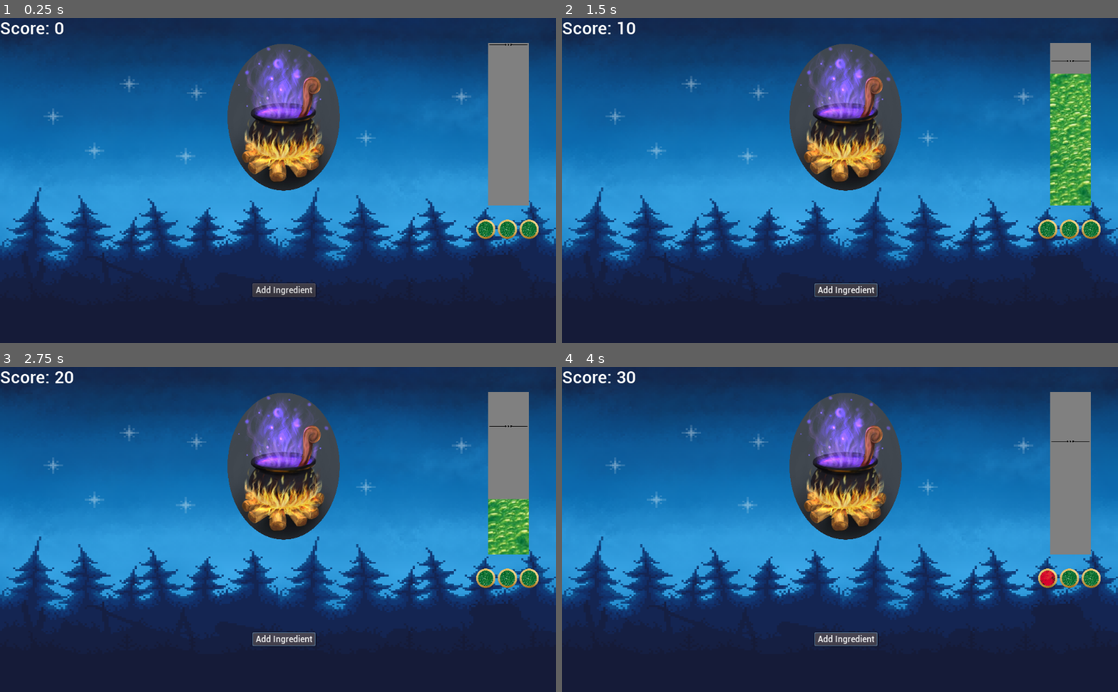
Above: before the commit, frames 1-4 (two rows, left to right).
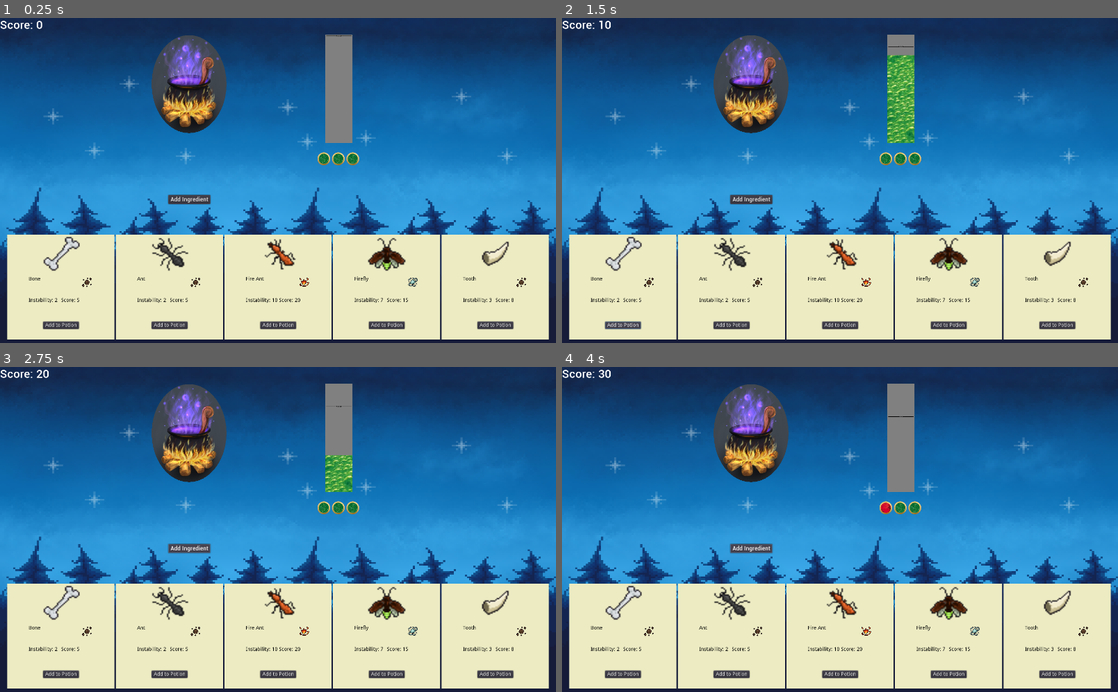
Above: after the commit, the same moments.

Repository: jackslinger/ludum-dare-49
Game: Godot game, scene res://scenes/Main.tscn
The game is run twice, just before and just after one commit, with the same random seed, the same clock (stepped at 60 frames per second) and the same inputs.
Inputs (mouse positions are in pixels of both pictures, inside the frame that each line leads up to):
- Up to frame 1 (0.25 s): no input
- Up to frame 2 (1.5 s): click "Add Ingredient" at 0.5 s; click (623, 326) at 1.25 s, where only the run after the commit has a clickable "Add to Potion"
- Up to frame 3 (2.75 s): click "Add Ingredient" at 2 s
- Up to frame 4 (4 s): click (623, 675) at 2.75 s, where only the run after the commit has a clickable "Add to Potion"; click "Add Ingredient" at 3.5 s

The runs differ from the first frame. In frame 1, 48% of the frame differs, in the area x 0-100%, y 0-99%; in frame 2, 48%; in frame 3, 48%; in frame 4, 48%.

Commit message:
Adding a card bar to display 5 cards.

Diff:
--- a/project.godot
+++ b/project.godot
@@ -18,6 +18,11 @@
 
 GlobalIngredients="*res://scripts/GlobalIngredients.gd"
 
+[display]
+
+window/size/width=1536
+window/size/height=900
+
 [importer_defaults]
 
 texture={
--- a/scenes/Ingredient.tscn
+++ b/scenes/Ingredient.tscn
@@ -1,18 +1,21 @@
 [gd_scene load_steps=5 format=2]
 
-[ext_resource path="res://assets/simple_elements/fire.png" type="Texture" id=1]
-[ext_resource path="res://assets/ingredients/fire_ant.png" type="Texture" id=2]
+[ext_resource path="res://assets/ingredients/bone.png" type="Texture" id=1]
+[ext_resource path="res://assets/simple_elements/earth.png" type="Texture" id=2]
 [ext_resource path="res://scripts/IngredientCard.gd" type="Script" id=3]
 
 [sub_resource type="StyleBoxFlat" id=1]
 bg_color = Color( 0.92549, 0.921569, 0.760784, 1 )
 
 [node name="IngredientCard" type="Control"]
-anchor_right = 1.0
-anchor_bottom = 1.0
-margin_top = -1.0
-margin_right = -814.0
-margin_bottom = -318.0
+anchor_left = 0.5
+anchor_top = 0.5
+anchor_right = 0.5
+anchor_bottom = 0.5
+margin_left = -125.0
+margin_top = -150.0
+margin_right = 75.0
+margin_bottom = 150.0
 script = ExtResource( 3 )
 __meta__ = {
 "_edit_use_anchors_": false
@@ -20,71 +23,97 @@
 ingredient_name = "bone"
 
 [node name="Background" type="Panel" parent="."]
-margin_left = 3.0
-margin_top = 5.0
-margin_right = 203.0
-margin_bottom = 278.0
+anchor_right = 1.0
+anchor_bottom = 1.0
 custom_styles/panel = SubResource( 1 )
+__meta__ = {
+"_edit_use_anchors_": false
+}
 
 [node name="Icon" type="TextureRect" parent="."]
-margin_left = 15.5274
-margin_top = 14.7818
-margin_right = 132.527
-margin_bottom = 120.782
-texture = ExtResource( 2 )
+anchor_left = 0.5
+anchor_right = 0.5
+margin_left = -58.4998
+margin_right = 58.4998
+margin_bottom = 106.0
+texture = ExtResource( 1 )
 expand = true
 __meta__ = {
 "_edit_use_anchors_": false
 }
 
-[node name="Instability" type="Label" parent="."]
-margin_left = 12.2662
-margin_top = 186.881
-margin_right = 100.266
-margin_bottom = 200.881
+[node name="Submit" type="Button" parent="."]
+anchor_left = 0.5
+anchor_top = 0.9
+anchor_right = 0.5
+anchor_bottom = 0.9
+margin_left = -49.5
+margin_top = -20.0
+margin_right = 49.5
+text = "Add to Potion"
+__meta__ = {
+"_edit_use_anchors_": false
+}
+
+[node name="VBoxContainer" type="VBoxContainer" parent="."]
+anchor_left = 0.2
+anchor_top = 0.4
+anchor_right = 0.8
+anchor_bottom = 0.7
+__meta__ = {
+"_edit_use_anchors_": false
+}
+
+[node name="HBoxContainer" type="HBoxContainer" parent="VBoxContainer"]
+margin_right = 151.0
+margin_bottom = 43.0
+size_flags_vertical = 3
+
+[node name="Name" type="RichTextLabel" parent="VBoxContainer/HBoxContainer"]
+margin_right = 115.0
+margin_bottom = 43.0
+size_flags_horizontal = 3
+custom_colors/default_color = Color( 0, 0, 0, 1 )
+text = "Bone"
+__meta__ = {
+"_edit_use_anchors_": false
+}
+
+[node name="Element" type="TextureRect" parent="VBoxContainer/HBoxContainer"]
+margin_left = 119.0
+margin_right = 151.0
+margin_bottom = 43.0
+hint_tooltip = "earth"
+texture = ExtResource( 2 )
+__meta__ = {
+"_edit_use_anchors_": false
+}
+
+[node name="HBoxContainer2" type="HBoxContainer" parent="VBoxContainer"]
+margin_top = 47.0
+margin_right = 151.0
+margin_bottom = 90.0
+size_flags_vertical = 3
+
+[node name="Instability" type="Label" parent="VBoxContainer/HBoxContainer2"]
+margin_top = 14.0
+margin_right = 88.0
+margin_bottom = 28.0
+size_flags_horizontal = 3
 custom_colors/font_color = Color( 0, 0, 0, 1 )
 text = "Instability: 10"
+__meta__ = {
+"_edit_use_anchors_": false
+}
 
-[node name="Score" type="Label" parent="."]
-margin_left = 119.109
-margin_top = 187.344
-margin_right = 178.109
-margin_bottom = 201.344
+[node name="Score" type="Label" parent="VBoxContainer/HBoxContainer2"]
+margin_left = 92.0
+margin_top = 14.0
+margin_right = 151.0
+margin_bottom = 28.0
+size_flags_horizontal = 3
 custom_colors/font_color = Color( 0, 0, 0, 1 )
 text = "Score: 10"
 __meta__ = {
 "_edit_use_anchors_": false
 }
-
-[node name="Element" type="TextureRect" parent="."]
-margin_left = 89.6015
-margin_top = 122.551
-margin_right = 129.601
-margin_bottom = 162.551
-hint_tooltip = "earth"
-texture = ExtResource( 1 )
-stretch_mode = 1
-__meta__ = {
-"_edit_use_anchors_": false
-}
-
-[node name="Submit" type="Button" parent="."]
-margin_left = 40.1542
-margin_top = 227.011
-margin_right = 139.154
-margin_bottom = 247.011
-text = "Add to Potion"
-__meta__ = {
-"_edit_use_anchors_": false
-}
-
-[node name="Name" type="RichTextLabel" parent="."]
-margin_left = 13.5232
-margin_top = 135.893
-margin_right = 219.523
-margin_bottom = 182.893
-custom_colors/default_color = Color( 0, 0, 0, 1 )
-text = "Fire Ant"
-__meta__ = {
-"_edit_use_anchors_": false
-}
--- a/scenes/Main.tscn
+++ b/scenes/Main.tscn
@@ -7,6 +7,7 @@
 [ext_resource path="res://scenes/Score.tscn" type="PackedScene" id=5]
 [ext_resource path="res://scripts/Main.gd" type="Script" id=6]
 [ext_resource path="res://assets/fonts/Roboto-Medium.ttf" type="DynamicFontData" id=7]
+[ext_resource path="res://scenes/Ingredient.tscn" type="PackedScene" id=8]
 
 [sub_resource type="DynamicFont" id=1]
 font_data = ExtResource( 7 )
@@ -62,5 +63,80 @@
 "_edit_use_anchors_": false
 }
 
+[node name="MarginContainer" type="MarginContainer" parent="."]
+anchor_top = 1.0
+anchor_right = 1.0
+anchor_bottom = 1.0
+margin_left = 20.0
+margin_top = -300.0
+margin_right = -20.0
+margin_bottom = -10.0
+__meta__ = {
+"_edit_use_anchors_": false
+}
+
+[node name="HBoxContainer" type="HBoxContainer" parent="MarginContainer"]
+margin_right = 1496.0
+margin_bottom = 290.0
+
+[node name="Card1" parent="MarginContainer/HBoxContainer" instance=ExtResource( 8 )]
+anchor_left = 0.0
+anchor_top = 0.0
+anchor_right = 0.0
+anchor_bottom = 0.0
+margin_left = 0.0
+margin_top = 0.0
+margin_right = 296.0
+margin_bottom = 290.0
+size_flags_horizontal = 3
+
+[node name="Card2" parent="MarginContainer/HBoxContainer" instance=ExtResource( 8 )]
+anchor_left = 0.0
+anchor_top = 0.0
+anchor_right = 0.0
+anchor_bottom = 0.0
+margin_left = 300.0
+margin_top = 0.0
+margin_right = 596.0
+margin_bottom = 290.0
+size_flags_horizontal = 3
+ingredient_name = "ant"
+
+[node name="Card3" parent="MarginContainer/HBoxContainer" instance=ExtResource( 8 )]
+anchor_left = 0.0
+anchor_top = 0.0
+anchor_right = 0.0
+anchor_bottom = 0.0
+margin_left = 600.0
+margin_top = 0.0
+margin_right = 896.0
+margin_bottom = 290.0
+size_flags_horizontal = 3
+ingredient_name = "fire_ant"
+
+[node name="Card4" parent="MarginContainer/HBoxContainer" instance=ExtResource( 8 )]
+anchor_left = 0.0
+anchor_top = 0.0
+anchor_right = 0.0
+anchor_bottom = 0.0
+margin_left = 900.0
+margin_top = 0.0
+margin_right = 1196.0
+margin_bottom = 290.0
+size_flags_horizontal = 3
+ingredient_name = "firefly"
+
+[node name="Card5" parent="MarginContainer/HBoxContainer" instance=ExtResource( 8 )]
+anchor_left = 0.0
+anchor_top = 0.0
+anchor_right = 0.0
+anchor_bottom = 0.0
+margin_left = 1200.0
+margin_top = 0.0
+margin_right = 1496.0
+margin_bottom = 290.0
+size_flags_horizontal = 3
+ingredient_name = "tooth"
+
 [connection signal="boil_over" from="StabilityBar" to="Failures" method="mark_failure"]
 [connection signal="button_down" from="Button" to="." method="_on_add_ingredient"]
--- a/scripts/GlobalIngredients.gd
+++ b/scripts/GlobalIngredients.gd
@@ -7,119 +7,119 @@
 		"name": "scorpian_red",
 		"element": "fire",
 		"instability": 10,
-		"score": 10
+		"score": 20
 	},
 	{
 		"display_name": "Fire Ant",
 		"name": "fire_ant",
 		"element": "fire",
 		"instability": 10,
-		"score": 10
+		"score": 20
 	},
 	{
 		"display_name": "Fire Admiral Butterfly",
 		"name": "red_admiral",
 		"element": "fire",
 		"instability": 10,
-		"score": 10
+		"score": 20
 	},
 	{
 		"display_name": "Slime",
 		"name": "slime",
 		"element": "water",
-		"instability": 10,
+		"instability": 5,
 		"score": 10
 	},
 	{
 		"display_name": "Water",
 		"name": "snow",
 		"element": "water",
-		"instability": 10,
+		"instability": 5,
 		"score": 10
 	},
 	{
 		"display_name": "Ant",
 		"name": "ant",
 		"element": "earth",
-		"instability": 10,
-		"score": 10
+		"instability": 2,
+		"score": 5
 	},
 	{
 		"display_name": "Fly",
 		"name": "fly",
 		"element": "air",
-		"instability": 10,
-		"score": 10
+		"instability": 7,
+		"score": 15
 	},
 	{
 		"display_name": "Beak",
 		"name": "beak",
 		"element": "air",
-		"instability": 10,
-		"score": 10
+		"instability": 7,
+		"score": 15
 	},
 	{
 		"display_name": "Firefly",
 		"name": "firefly",
 		"element": "air",
-		"instability": 10,
-		"score": 10
+		"instability": 7,
+		"score": 15
 	},
 	{
 		"display_name": "Skull",
 		"name": "skull",
 		"element": "earth",
-		"instability": 10,
-		"score": 10
+		"instability": 2,
+		"score": 5
 	},
 	{
 		"display_name": "Bone",
 		"name": "bone",
 		"element": "earth",
-		"instability": 10,
-		"score": 10
+		"instability": 2,
+		"score": 5
 	},
 	{
 		"display_name": "Brain",
 		"name": "brain",
 		"element": "earth",
-		"instability": 10,
-		"score": 10
+		"instability": 2,
+		"score": 5
 	},
 	{
 		"display_name": "Clover",
 		"name": "clover",
 		"element": "earth",
-		"instability": 10,
-		"score": 10
+		"instability": 2,
+		"score": 5
 	},
 	{
 		"display_name": "Cobweb",
 		"name": "cobweb",
 		"element": "earth",
-		"instability": 10,
-		"score": 10
+		"instability": 2,
+		"score": 5
 	},
 	{
 		"display_name": "Eye",
 		"name": "eye",
 		"element": "earth",
-		"instability": 10,
-		"score": 10
+		"instability": 2,
+		"score": 5
 	},
 	{
 		"display_name": "Teeth",
 		"name": "teeth",
 		"element": "earth",
-		"instability": 10,
-		"score": 10
+		"instability": 2,
+		"score": 5
 	},
 	{
 		"display_name": "Tooth",
 		"name": "tooth",
 		"element": "earth",
-		"instability": 10,
-		"score": 10
+		"instability": 3,
+		"score": 8
 	},
 ]
 
--- a/scripts/IngredientCard.gd
+++ b/scripts/IngredientCard.gd
@@ -5,9 +5,15 @@
 
 # Called when the node enters the scene tree for the first time.
 func _ready():
+	var name = $VBoxContainer/HBoxContainer/Name
+	var element = $VBoxContainer/HBoxContainer/Element
+	var icon = $Icon
+	var instability = $VBoxContainer/HBoxContainer2/Instability
+	var score = $VBoxContainer/HBoxContainer2/Score
+
 	var ingredient = GlobalIngredients.get_ingredient(ingredient_name)
-	$Name.text = ingredient["display_name"]
-	$Element.texture = load("res://assets/simple_elements/" + ingredient["element"] + ".png")
-	$Icon.texture = load("res://assets/ingredients/" + ingredient_name + ".png")
-	$Instability.text = "Instability: " + str(ingredient["instability"])
-	$Score.text = "Score: " + str(ingredient["score"])
+	name.text = ingredient["display_name"]
+	element.texture = load("res://assets/simple_elements/" + ingredient["element"] + ".png")
+	icon.texture = load("res://assets/ingredients/" + ingredient_name + ".png")
+	instability.text = "Instability: " + str(ingredient["instability"])
+	score.text = "Score: " + str(ingredient["score"])
Not shown: 1 places in scenes/Main.tscn that only renumber resources
